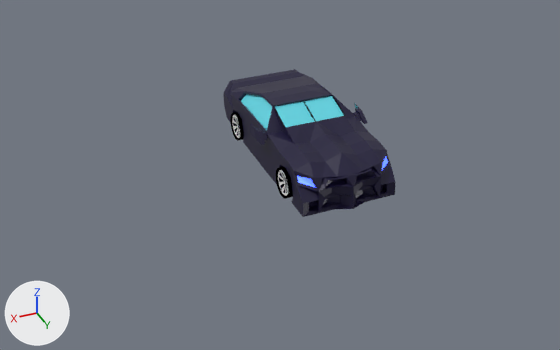
An edit to the Blender file Racing Car/Assets/RealCar.blend, drawn before and after from the same camera.
The view is the same before and after, from a 50 mm lens placed at (6.25, 13.29, 7.14), pointed at (0.37, -0.37, -1.78). Every picture has the same lights, and +X, +Y and +Z are marked at lower left.
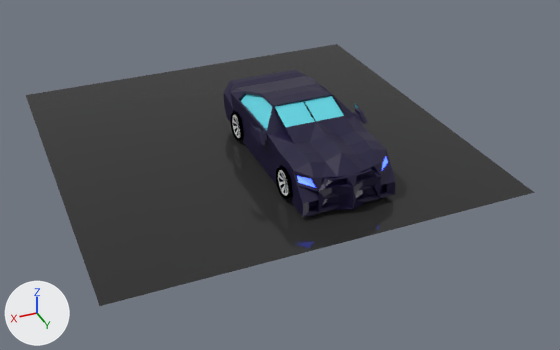
Location of each change, (x1, y1, x2, y2) in pixels of the pictures (560 x 350 px):
'Plane', shown (black)
    after: (26, 44, 535, 306)

The change, as a diff of the scene's bpy script:
```diff
--- a/Racing Car/Assets/RealCar.blend.py
+++ b/Racing Car/Assets/RealCar.blend.py
@@ ob_plane @@
 ob_plane.scale = (4.41, 4.41, 4.41)
-ob_plane.hide_set(True)
```
